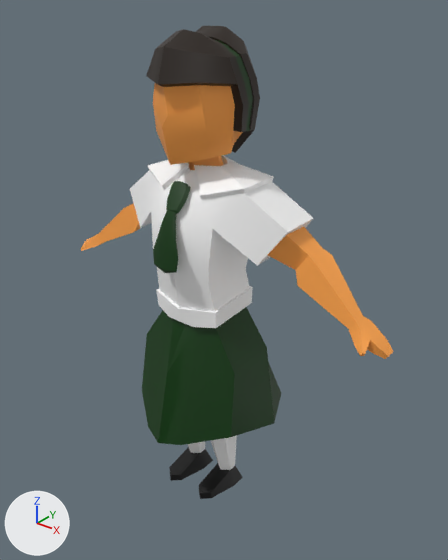
Renders of the FBX model Life is a Blur/Assets/3D Models/Characters/Child/FStudent2.fbx from each side of a commit.
The view is the same before and after, from a 50 mm camera at (2.29, -2.59, 3.27) aimed at (0.2, 0.01, 1.65). Every picture has the same lights, and +X, +Y and +Z are marked at lower left.

Names of what the first picture shows: 'FStudent3', 'Tie.001'.
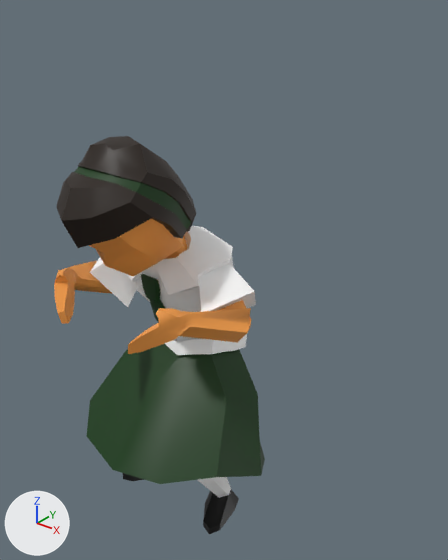
The newer file adds an action. The first version stands in its rest pose; the second is drawn at frame 17 of the action 'Child_rig|Child_Agree_Gesture'.

What differs and where, as boxes (x1, y1, x2, y2) in the pictures (448 x 560 px):
'FStudent3', posed (32% narrower, 16% shorter): before (81, 26, 394, 499); after (54, 136, 265, 534)
'Tie.001', no longer drawn (green): before (153, 181, 191, 273)
bone 'DEF-spine', root to tip: before (205, 316) to (208, 292); after (200, 354) to (203, 331)
bone 'DEF-spine.001', root to tip: before (208, 289) to (205, 265); after (203, 328) to (201, 306)
bone 'DEF-spine.002', root to tip: before (205, 265) to (205, 233); after (201, 306) to (196, 281)
bone 'DEF-spine.003', root to tip: before (205, 233) to (205, 194); after (196, 281) to (176, 263)
bone 'DEF-spine.004', root to tip: before (205, 194) to (205, 176); after (176, 263) to (171, 250)
bone 'DEF-head', root to tip: before (202, 162) to (199, 49); after (164, 242) to (98, 181)
bone 'DEF-upper_arm.L', root to tip: before (245, 190) to (316, 264); after (203, 274) to (239, 331)
bone 'DEF-forearm.L', root to tip: before (316, 264) to (360, 324); after (239, 331) to (183, 325)
bone 'DEF-hand.L', root to tip: before (360, 324) to (389, 354); after (183, 325) to (129, 347)
bone 'DEF-upper_arm.R', root to tip: before (179, 174) to (142, 212); after (139, 252) to (107, 280)
bone 'DEF-forearm.R', root to tip: before (142, 212) to (104, 236); after (107, 280) to (67, 278)
bone 'DEF-hand.R', root to tip: before (104, 236) to (87, 244); after (67, 278) to (61, 316)
bone 'DEF-thigh.L', root to tip: before (220, 311) to (212, 411); after (214, 350) to (194, 465)
bone 'DEF-shin.L', root to tip: before (212, 411) to (231, 458); after (194, 465) to (223, 483)
bone 'DEF-foot.L', root to tip: before (231, 458) to (204, 491); after (223, 483) to (210, 525)
bone 'DEF-thigh.R', root to tip: before (190, 299) to (184, 397); after (185, 337) to (127, 425)
bone 'DEF-shin.R', root to tip: before (184, 397) to (204, 444); after (127, 425) to (169, 452)
bone 'DEF-foot.R', root to tip: before (204, 444) to (177, 475); after (169, 452) to (132, 476)

The change, as a list of edits to the scene's bpy script:
```text
Change bone_rig_object:
    where bone_rig_object = bpy.data.objects['Child_rig']  # the whole rig 'Child_rig'
    bone_rig_object.location: (0.0, 0.0, 0.0) -> (0.0, -0.086, 0.01)
Change bone_def_spine:
    where bone_def_spine = bpy.data.objects['Child_rig'].pose.bones['DEF-spine']  # child of 'root'
    bone_def_spine.location: (0.0, 0.0, 0.0) -> (0.0, -0.2, -0.063)
Change bone_def_spine_001:
    where bone_def_spine_001 = bpy.data.objects['Child_rig'].pose.bones['DEF-spine.001']  # child of 'DEF-spine'
    bone_def_spine_001.rotation_quaternion: (1.0, 0.0, 0.0, 0.0) -> (1.0, -0.018, 0.0, 0.0)  # degrees (0, 0, 0) -> degrees (-2, 0, 0)
    bone_def_spine_001.scale: (1.0, 1.0, 1.0) -> (1.02, 0.96, 1.02)
Change bone_def_spine_002:
    where bone_def_spine_002 = bpy.data.objects['Child_rig'].pose.bones['DEF-spine.002']  # child of 'DEF-spine.001'
    bone_def_spine_002.rotation_quaternion: (1.0, 0.0, 0.0, 0.0) -> (0.99, 0.138, 0.0, 0.0)  # degrees (0, 0, 0) -> degrees (16, 0, 0)
    bone_def_spine_002.scale: (1.0, 1.0, 1.0) -> (1.02, 0.95, 1.03)
Change bone_def_spine_003:
    where bone_def_spine_003 = bpy.data.objects['Child_rig'].pose.bones['DEF-spine.003']  # child of 'DEF-spine.002'
    bone_def_spine_003.rotation_quaternion: (1.0, 0.0, 0.0, 0.0) -> (0.975, 0.224, 0.0, 0.0)  # degrees (0, 0, 0) -> degrees (26, 0, 0)
    bone_def_spine_003.scale: (1.0, 1.0, 1.0) -> (0.96, 1.07, 0.99)
Change bone_def_spine_004:
    where bone_def_spine_004 = bpy.data.objects['Child_rig'].pose.bones['DEF-spine.004']  # child of 'DEF-spine.003'
    bone_def_spine_004.rotation_quaternion: (1.0, 0.0, 0.0, 0.0) -> (0.985, -0.172, 0.0, 0.0)  # degrees (0, 0, 0) -> degrees (-20, 0, 0)
Change bone_def_head:
    where bone_def_head = bpy.data.objects['Child_rig'].pose.bones['DEF-head']  # child of 'DEF-neck'
    bone_def_head.rotation_quaternion: (1.0, 0.0, 0.0, 0.0) -> (0.987, 0.163, 0.0, 0.0)  # degrees (0, 0, 0) -> degrees (19, 0, 0)
Change bone_def_upper_arm_l:
    where bone_def_upper_arm_l = bpy.data.objects['Child_rig'].pose.bones['DEF-upper_arm.L']  # child of 'DEF-shoulder.L'
    bone_def_upper_arm_l.location: (0.0, 0.0, 0.0) -> (0.031, -0.004, 0.051)
    bone_def_upper_arm_l.rotation_quaternion: (1.0, 0.0, 0.0, 0.0) -> (0.936, 0.35, -0.024, 0.014)  # degrees (0, 0, 0) -> degrees (41, -3, 1)
    bone_def_upper_arm_l.scale: (1.0, 1.0, 1.0) -> (1.22, 0.68, 1.22)
Change bone_def_forearm_l:
    where bone_def_forearm_l = bpy.data.objects['Child_rig'].pose.bones['DEF-forearm.L']  # child of 'DEF-upper_arm.L'
    bone_def_forearm_l.rotation_quaternion: (1.0, 0.0, 0.0, 0.0) -> (0.562, 0.798, -0.213, 0.047)  # degrees (0, 0, 0) -> degrees (113, -18, -18)
    bone_def_forearm_l.scale: (1.0, 1.0, 1.0) -> (1.04, 0.83, 1.42)
Change bone_def_hand_l:
    where bone_def_hand_l = bpy.data.objects['Child_rig'].pose.bones['DEF-hand.L']  # child of 'DEF-forearm.L'
    bone_def_hand_l.rotation_quaternion: (1.0, 0.0, 0.0, 0.0) -> (0.788, -0.308, -0.445, -0.293)  # degrees (0, 0, 0) -> degrees (-29, -62, -23)
    bone_def_hand_l.scale: (1.0, 1.0, 1.0) -> (0.88, 1.11, 1.11)
Change bone_def_upper_arm_r:
    where bone_def_upper_arm_r = bpy.data.objects['Child_rig'].pose.bones['DEF-upper_arm.R']  # child of 'DEF-shoulder.R'
    bone_def_upper_arm_r.location: (0.0, 0.0, 0.0) -> (-0.022, -0.026, 0.055)
    bone_def_upper_arm_r.rotation_quaternion: (1.0, 0.0, 0.0, 0.0) -> (0.941, 0.335, 0.022, 0.04)  # degrees (0, 0, 0) -> degrees (39, 1, 5)
    bone_def_upper_arm_r.scale: (1.0, 1.0, 1.0) -> (1.22, 0.68, 1.22)
Change bone_def_forearm_r:
    where bone_def_forearm_r = bpy.data.objects['Child_rig'].pose.bones['DEF-forearm.R']  # child of 'DEF-upper_arm.R'
    bone_def_forearm_r.rotation_quaternion: (1.0, 0.0, 0.0, 0.0) -> (0.543, 0.813, 0.207, -0.026)  # degrees (0, 0, 0) -> degrees (115, 15, 19)
    bone_def_forearm_r.scale: (1.0, 1.0, 1.0) -> (1.04, 0.86, 1.38)
Change bone_def_hand_r:
    where bone_def_hand_r = bpy.data.objects['Child_rig'].pose.bones['DEF-hand.R']  # child of 'DEF-forearm.R'
    bone_def_hand_r.rotation_quaternion: (1.0, 0.0, 0.0, 0.0) -> (0.798, -0.327, 0.406, 0.302)  # degrees (0, 0, 0) -> degrees (-31, 58, 24)
    bone_def_hand_r.scale: (1.0, 1.0, 1.0) -> (0.88, 1.08, 1.14)
Change bone_def_thigh_l:
    where bone_def_thigh_l = bpy.data.objects['Child_rig'].pose.bones['DEF-thigh.L']  # child of 'DEF-spine'
    bone_def_thigh_l.rotation_quaternion: (1.0, 0.0, 0.0, 0.0) -> (0.966, -0.232, 0.0, -0.111)  # degrees (0, 0, 0) -> degrees (-27, -3, -12)
    bone_def_thigh_l.scale: (1.0, 1.0, 1.0) -> (1.0, 0.99, 1.0)
Change bone_def_shin_l:
    where bone_def_shin_l = bpy.data.objects['Child_rig'].pose.bones['DEF-shin.L']  # child of 'DEF-thigh.L'
    bone_def_shin_l.rotation_quaternion: (1.0, 0.0, 0.0, 0.0) -> (0.913, 0.394, -0.069, 0.085)  # degrees (0, 0, 0) -> degrees (46, -11, 6)
    bone_def_shin_l.scale: (1.0, 1.0, 1.0) -> (1.0, 0.98, 1.02)
Change bone_def_foot_l:
    where bone_def_foot_l = bpy.data.objects['Child_rig'].pose.bones['DEF-foot.L']  # child of 'DEF-shin.L'
    bone_def_foot_l.rotation_quaternion: (1.0, 0.0, 0.0, 0.0) -> (0.985, -0.151, -0.065, -0.043)  # degrees (0, 0, 0) -> degrees (-17, -8, -4)
    bone_def_foot_l.scale: (1.0, 1.0, 1.0) -> (0.99, 1.0, 1.01)
Change bone_def_thigh_r:
    where bone_def_thigh_r = bpy.data.objects['Child_rig'].pose.bones['DEF-thigh.R']  # child of 'DEF-spine'
    bone_def_thigh_r.rotation_quaternion: (1.0, 0.0, 0.0, 0.0) -> (0.963, -0.234, 0.0, 0.136)  # degrees (0, 0, 0) -> degrees (-27, 4, 15)
    bone_def_thigh_r.scale: (1.0, 1.0, 1.0) -> (1.0, 0.99, 1.0)
Change bone_def_shin_r:
    where bone_def_shin_r = bpy.data.objects['Child_rig'].pose.bones['DEF-shin.R']  # child of 'DEF-thigh.R'
    bone_def_shin_r.rotation_quaternion: (1.0, 0.0, 0.0, 0.0) -> (0.916, 0.388, 0.067, -0.082)  # degrees (0, 0, 0) -> degrees (45, 11, -6)
    bone_def_shin_r.scale: (1.0, 1.0, 1.0) -> (1.0, 0.98, 1.02)
Change bone_def_foot_r:
    where bone_def_foot_r = bpy.data.objects['Child_rig'].pose.bones['DEF-foot.R']  # child of 'DEF-shin.R'
    bone_def_foot_r.rotation_quaternion: (1.0, 0.0, 0.0, 0.0) -> (0.987, -0.135, 0.084, 0.026)  # degrees (0, 0, 0) -> degrees (-15, 10, 2)
    bone_def_foot_r.scale: (1.0, 1.0, 1.0) -> (0.99, 1.0, 1.01)
```
